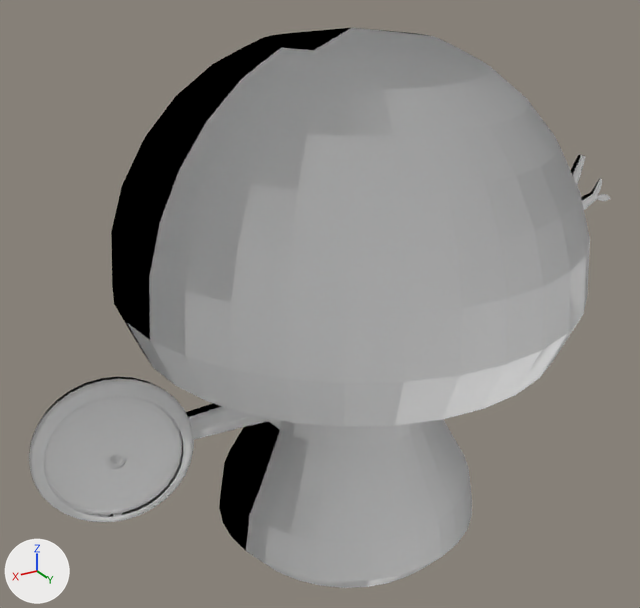
The glTF model Slime_game/assets/GLTFModels/MilcapSoldier.glb: old version first, new version second.
Rendered twice from a 50 mm lens placed at (2.68, 4.21, 3.59), pointed at (0.12, -0.05, 1.46). Arrows for +X, +Y and +Z are at lower left; the lights stay in place. Where no turn or scale is listed for an object, it has been applied to the vertices.

Before the edit, the objects in view are built like this:
```python
mat_material = principled_material('Material')
mat_material.base_color = (1.0, 1.0, 1.0)  # white #ffffff
mat_material.metallic = 1.0
mat_material.roughness = 1.0
me_sphere = bpy.data.meshes.new('Sphere')
me_sphere.from_pydata(...)  # 6493 vertices, 13176 faces; spans x -2.16..1.96, y -1.39..1.37, z -2.82..0.33
me_sphere.materials.append(mat_material)  # white #ffffff
ob_sphere = bpy.data.objects.new('Sphere', me_sphere)
ob_sphere.location = (-0.006, 0.074, 2.745)
```
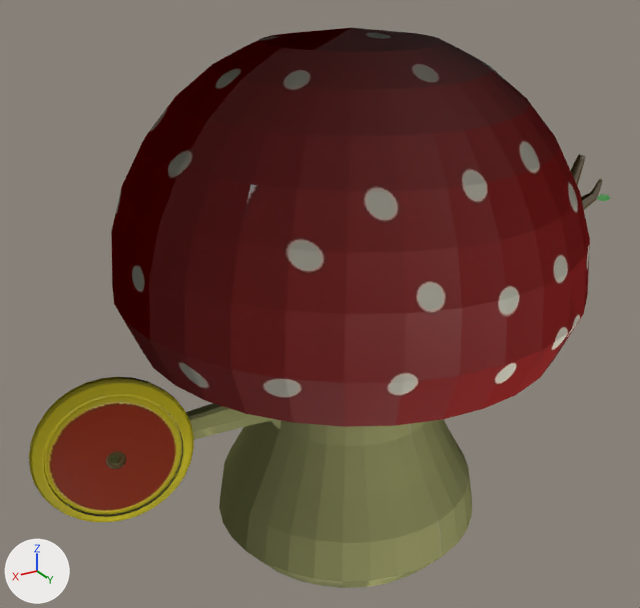
Where the change shows, as pixel boxes (x1, y1, x2, y2) in the pictures (640 x 608 px):
'Sphere', surface changed (grey to red): (29, 28, 610, 588) in both

Patch to the scene script:
```diff
--- a/Slime_game/assets/GLTFModels/MilcapSoldier.glb.py
+++ b/Slime_game/assets/GLTFModels/MilcapSoldier.glb.py
@@ img_milcapwspots @@
+img_milcapwspots = load_image('MilcapWSpots', '_unpacked/MilcapWSpots', 1024, 1024, 'sRGB')
@@ mat_material @@
 mat_material = principled_material('Material')
-mat_material.base_color = (1.0, 1.0, 1.0)  # white #ffffff
-mat_material.metallic = 1.0
-mat_material.roughness = 1.0
+mat_material.texture = img_milcapwspots
```
